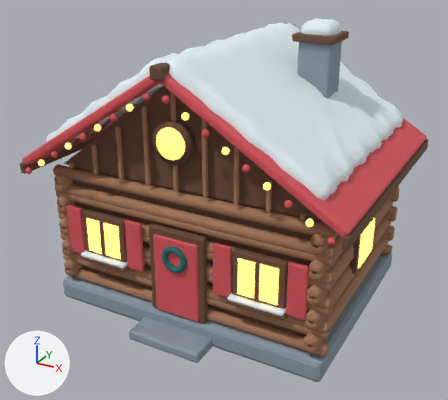
A saved change to the Blender file art_src/environment/lodge.blend.
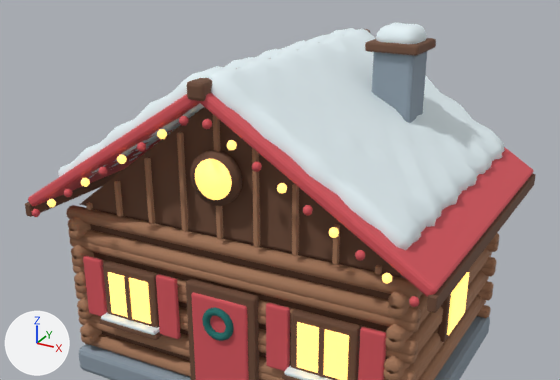
The first picture shows the older version from a 50 mm lens placed at (4.69, -8.92, 6.09), pointed at (-0.01, -0.37, 1.81). The close-ups show the older and then the newer version on the part from 0% to 100% of the width and 0% to 76% of the height of that picture. Only the edits that show in the close-ups are written down. The axes (+X, +Y, +Z) are drawn at lower left. The lights are the same throughout.

In view in the first close-up: 'lodge'.
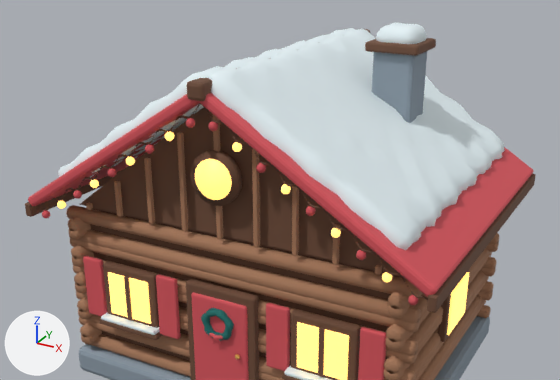
Diff of the bpy script that builds the scene:
```diff
--- a/art_src/environment/lodge.blend.py
+++ b/art_src/environment/lodge.blend.py
@@ mat_m_gold_accent @@
+mat_m_gold_accent = principled_material('M_gold_accent')
+mat_m_gold_accent.base_color = (0.947, 0.584, 0.153)  # orange #f9c96d
+mat_m_gold_accent.metallic = 0.8
+mat_m_gold_accent.roughness = 0.35
@@ me_lodge @@
 # used by ob_lodge; location = (0.0, 0.0, 0.0)
-me_lodge.from_pydata(...)  # 7389 vertices, 9354 faces; spans x -2.77..2.77, y -2.4..2.25, z 0.0..4.77
+me_lodge.from_pydata(...)  # 8151 vertices, 10865 faces; spans x -2.77..2.77, y -2.4..2.25, z 0.0..4.77
+# me_lodge part 1: the loose piece of 42 vertices spanning x -0.21..-0.1, y -2.31..-2.19, z 3.96..4.07 is moved by (0.0, 0.12, -0.05)
+# me_lodge part 2: the loose piece of 42 vertices spanning x -0.5..-0.39, y -2.31..-2.19, z 3.77..3.88 is moved by (0.01, 0.12, -0.05)
+# me_lodge part 3: the loose piece of 42 vertices spanning x -0.81..-0.69, y -2.31..-2.19, z 3.58..3.69 is moved by (0.01, 0.12, -0.05)
+# me_lodge part 4: the loose piece of 42 vertices spanning x -1.1..-0.99, y -2.31..-2.19, z 3.4..3.51 is moved by (0.02, 0.12, -0.05)
+# me_lodge part 5: the loose piece of 42 vertices spanning x -1.4..-1.3, y -2.31..-2.19, z 3.21..3.32 is moved by (0.03, 0.12, -0.05)
+# me_lodge part 6: the loose piece of 42 vertices spanning x -1.7..-1.6, y -2.31..-2.19, z 3.02..3.13 is moved by (0.03, 0.12, -0.05)
+# me_lodge part 7: the loose piece of 42 vertices spanning x -2.01..-1.9, y -2.31..-2.19, z 2.83..2.94 is moved by (0.04, 0.12, -0.05)
+# me_lodge part 8: the loose piece of 42 vertices spanning x -2.31..-2.19, y -2.31..-2.19, z 2.65..2.76 is moved by (0.05, 0.12, -0.05)
+# me_lodge part 9: the loose piece of 42 vertices spanning x -2.61..-2.49, y -2.31..-2.19, z 2.46..2.57 is moved by (0.05, 0.12, -0.05)
+# me_lodge part 10: 9 loose pieces with 378 vertices, spanning x 0.1..2.61, y -2.31..-2.19, z 2.46..4.07, are deleted
+# me_lodge part 11: 19 vertices moved within x -0.22..0.22, y -2.0..-1.92, z 1.22..1.61; 547 vertices removed from x -0.22..0.22, y -2.01..-1.91, z 1.21..1.65; 665 vertices added at x -0.23..0.31, y -2.05..-1.92, z 1.03..1.64
+# me_lodge part 12: 1022 vertices added at x -2.65..2.65, y -2.19..-2.08, z 2.41..4.21
 me_lodge.materials.append(mat_m_stone_plinth)
@@ me_lodge @@
 me_lodge.materials.append(mat_m_garland)
+me_lodge.materials.append(mat_m_gold_accent)  # orange #f9c96d
```

Pixel boxes (x1, y1, x2, y2) of what changed, in the close-ups (560 x 380 px; the box of a moved part takes in the faces that stretch with it):
part 1 of me_lodge, moved or reshaped
    before: (179, 116, 189, 126)
    after: (186, 118, 196, 128)
part 2 of me_lodge, moved or reshaped
    before: (157, 129, 167, 139)
    after: (165, 131, 174, 141)
part 3 of me_lodge, moved or reshaped
    before: (137, 142, 146, 152)
    after: (145, 144, 154, 154)
part 4 of me_lodge, moved or reshaped
    before: (117, 155, 127, 164)
    after: (126, 156, 135, 166)
part 5 of me_lodge, moved or reshaped
    before: (98, 166, 108, 176)
    after: (107, 168, 117, 177)
part 6 of me_lodge, moved or reshaped
    before: (81, 178, 90, 187)
    after: (90, 179, 99, 188)
part 7 of me_lodge, moved or reshaped
    before: (64, 189, 73, 197)
    after: (73, 190, 82, 199)
part 8 of me_lodge, moved or reshaped
    before: (47, 199, 56, 207)
    after: (57, 200, 66, 209)
part 9 of me_lodge, moved or reshaped
    before: (31, 209, 40, 217)
    after: (42, 210, 50, 219)
part 10 of me_lodge, deleted
    before: (202, 119, 420, 307)
part 11 of me_lodge, moved or reshaped
    before: (202, 308, 234, 341)
    after: (201, 308, 240, 359)
part 12 of me_lodge, added
    after: (37, 103, 428, 305)
